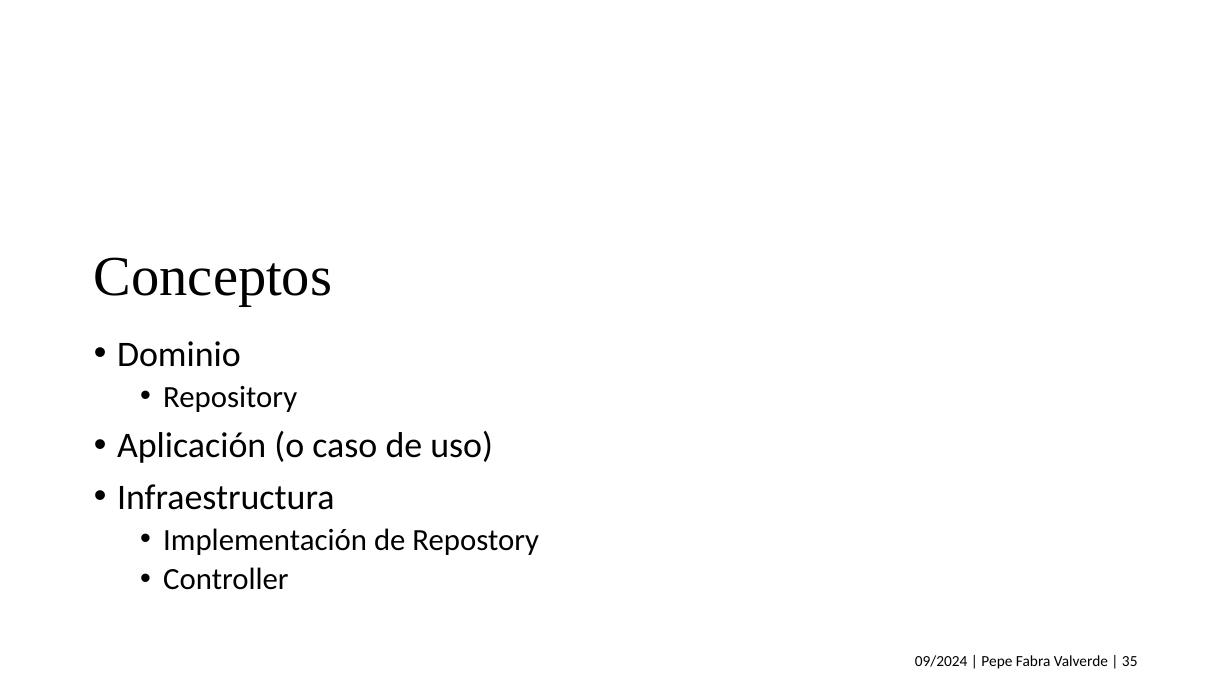
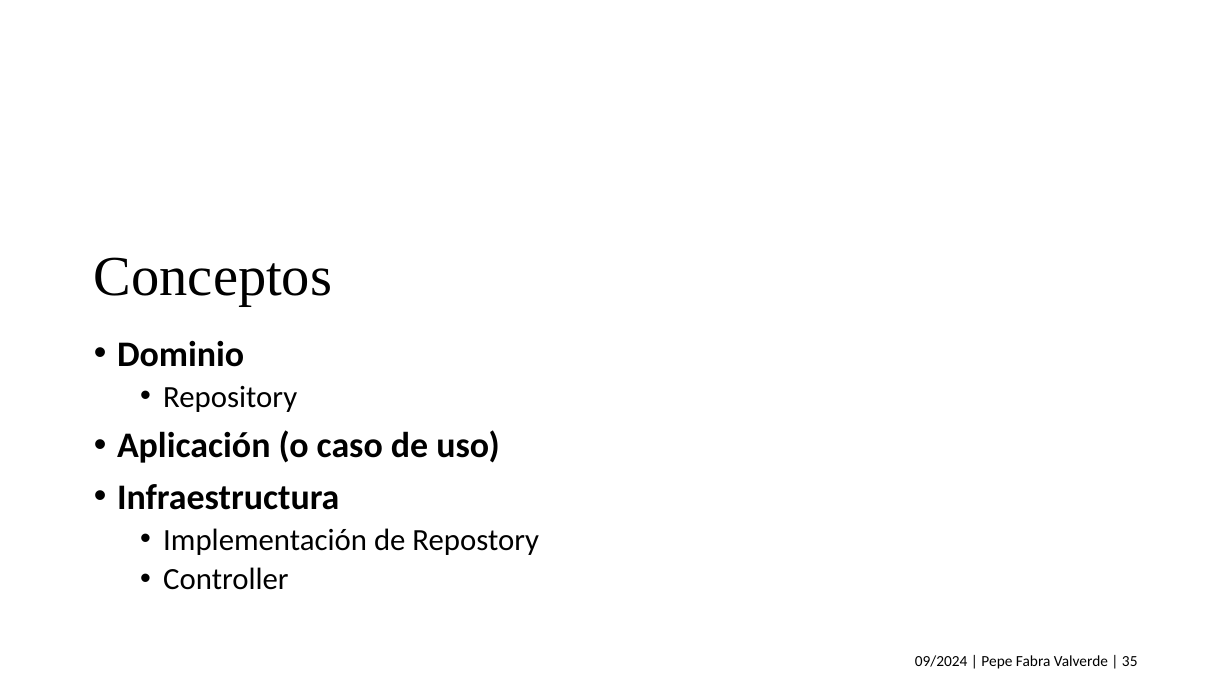
Before and after one commit to jofaval/talks-about, a slide deck: slide 35 of knowledge-sharing/ddd-and-hexagonal-architecture/ddd-and-hexagonal-architecture.es.pptx. Drawn at 1232x693 pixels with LibreOffice and Linux fonts; fonts in the diff are those of the drawing. Boxes give left, top, right and bottom in pixels: in the first picture for what was removed or moved away, otherwise in the second. Text is boxed around its words. In the diff, an @@ line names an element or a change of style, - is before the commit and + after.

```diff
--- a/knowledge-sharing/ddd-and-hexagonal-architecture/ddd-and-hexagonal-architecture.es.pptx
+++ b/knowledge-sharing/ddd-and-hexagonal-architecture/ddd-and-hexagonal-architecture.es.pptx
@@ text at (117,340,499,510): bold on in "Dominio", "Aplicación (o caso de uso)", "Infraestructura" @@
```
Also in this commit, not shown: 16 other slides changed, 1 slide added, 1 other file.
